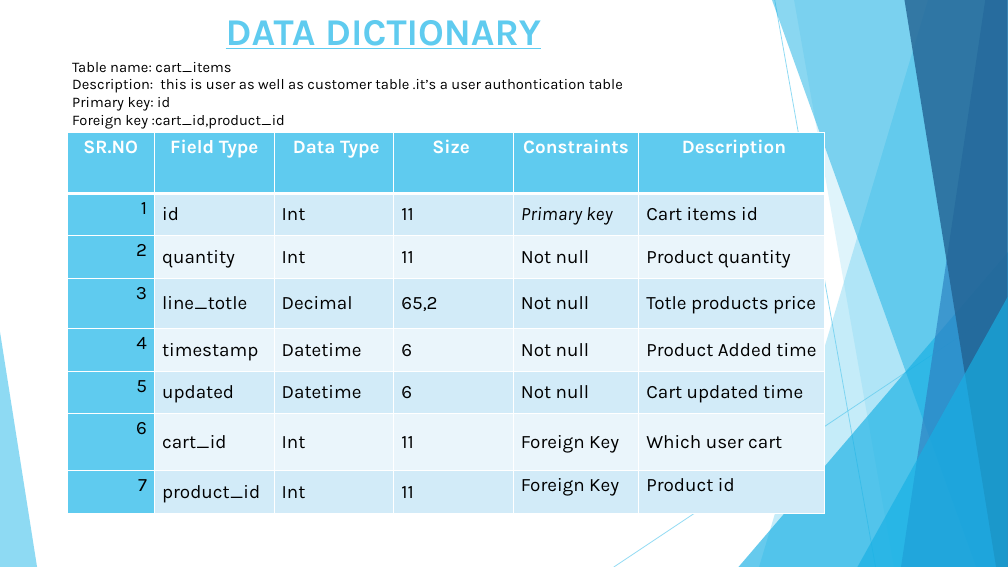
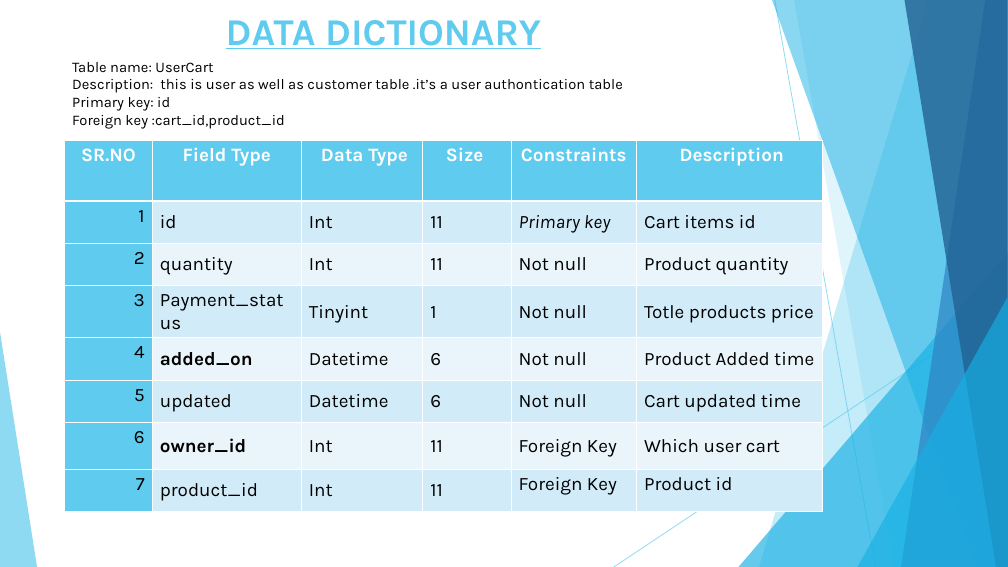
Before and after one commit to vivek-patel007/agwiscart-project, a slide deck: slide 13 of documents/project-agwiscart.pptx. Drawn at 1008x567 pixels with LibreOffice and Linux fonts; fonts in the diff are those of the drawing. Boxes give left, top, right and bottom in pixels: in the first picture for what was removed or moved away, otherwise in the second. Text is boxed around its words. In the diff, an @@ line names an element or a change of style, - is before the commit and + after.

```diff
--- a/documents/project-agwiscart.pptx
+++ b/documents/project-agwiscart.pptx
@@ text at (72,62,213,72): text changed @@
-Table name: cart_items
+Table name: UserCart
@@ table at (65,141,823,511) @@
-row 4: 3 | line_totle | Decimal | 65,2 | Not null | Totle products price
+row 4: 3 | Payment_status | Tinyint | 1 | Not null | Totle products price
-row 5, column 2: timestamp
+row 5, column 2: added_on
-row 7, column 2: cart_id
+row 7, column 2: owner_id
@@ table: place and size @@
-table at (67,132,825,513)
+table at (65,141,823,511)
```
Also in this commit, not shown: 9 other slides changed, 43 other files.
